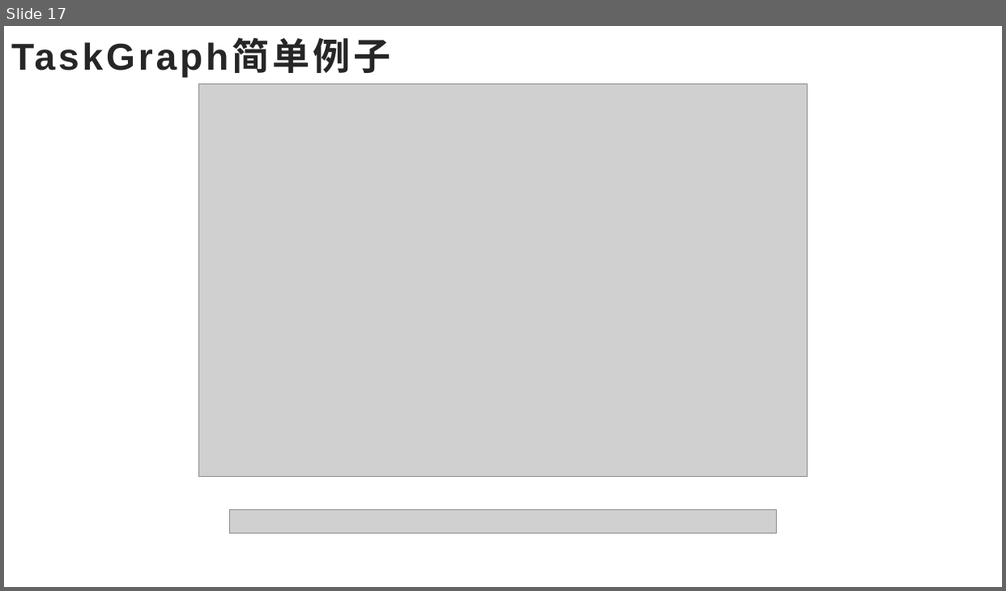
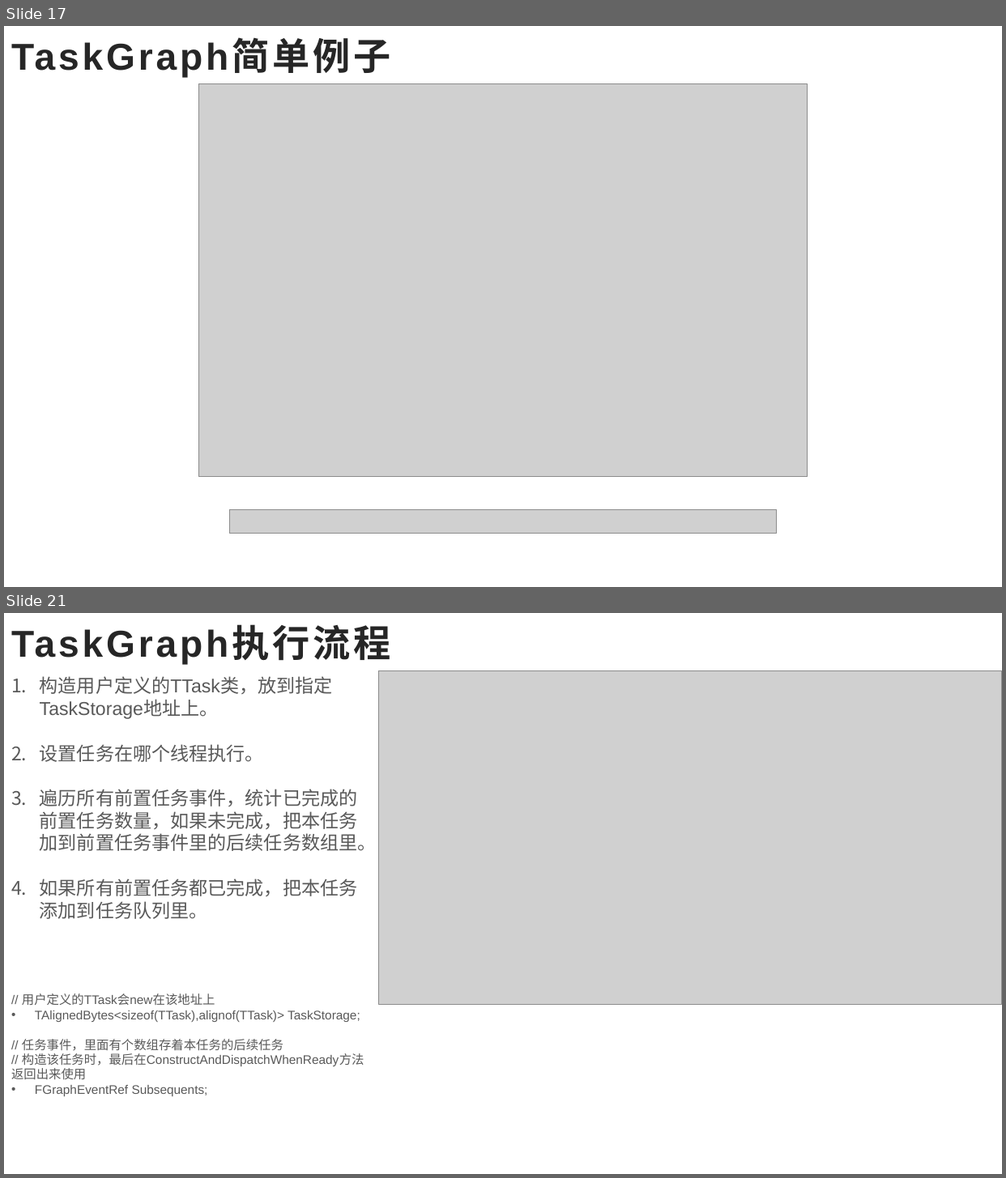
Before and after one commit to ZLam/LearnUE4, a slide deck: MultiThread/PPT/UE4_多线程.pptx. Shown one above the other, each under a label of ours: slide 17 before the commit, slides 17 and 21 after it; the slides between them are not shown. The pictures are 1006x591 and 1006x1178 pixels, drawn with LibreOffice and Linux fonts; fonts in the diff are those of the drawing; grey boxes stand for pictures. Boxes give left, top, right and bottom in pixels: in the first picture for what was removed or moved away, otherwise in the second. Text is boxed around its words. In the diff, an @@ line names an element or a change of style, - is before the commit and + after.

```diff
--- a/MultiThread/PPT/UE4_多线程.pptx
+++ b/MultiThread/PPT/UE4_多线程.pptx
@@ slide 21 added at (x1=4, y1=613, x2=1002, y2=1174), background #FFFFFF @@
@@ title added at (x1=11, y1=627, x2=391, y2=664), 36 pt, text #262626, bold @@
+TaskGraph执行流程
@@ text added at (x1=40, y1=676, x2=377, y2=919), 18 pt, text #595959 @@
+1. 构造用户定义的TTask类，放到指定TaskStorage地址上。
+2. 设置任务在哪个线程执行。
+3. 遍历所有前置任务事件，统计已完成的前置任务数量，如果未完成，把本任务加到前置任务事件里的后续任务数组里。
+4. 如果所有前置任务都已完成，把本任务添加到任务队列里。
@@ picture added at (x1=378, y1=671, x2=1002, y2=1004) @@
@@ text added at (x1=22, y1=994, x2=364, y2=1097), 12 pt, text #595959 @@
+// 用户定义的TTask会new在该地址上
+• TAlignedBytes<sizeof(TTask),alignof(TTask)> TaskStorage;
+// 任务事件，里面有个数组存着本任务的后续任务
+// 构造该任务时，最后在ConstructAndDispatchWhenReady方法返回出来使用
+• FGraphEventRef Subsequents;
```
Also in this commit, not shown: 3 other slides added, 1 slide removed.
